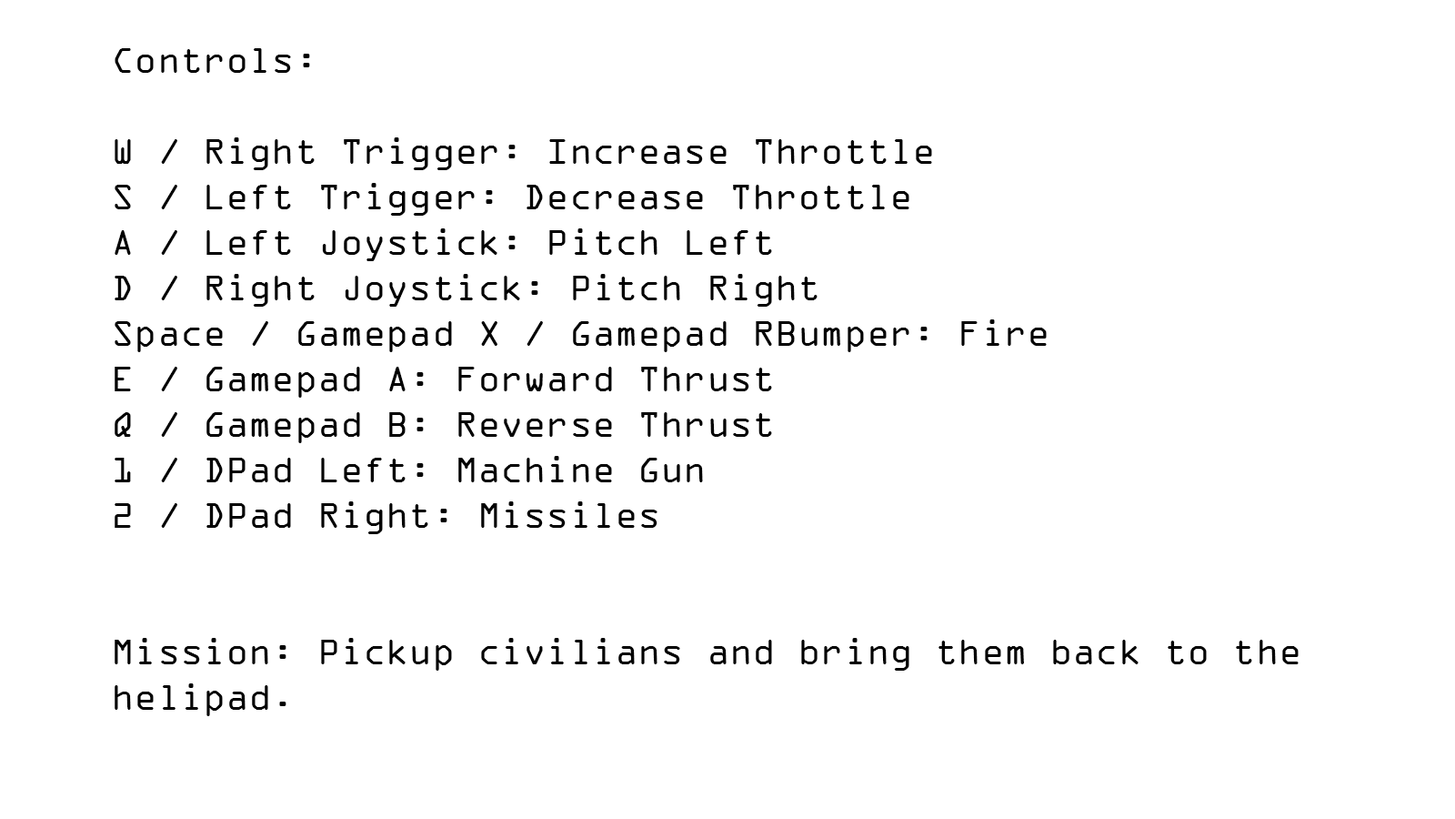
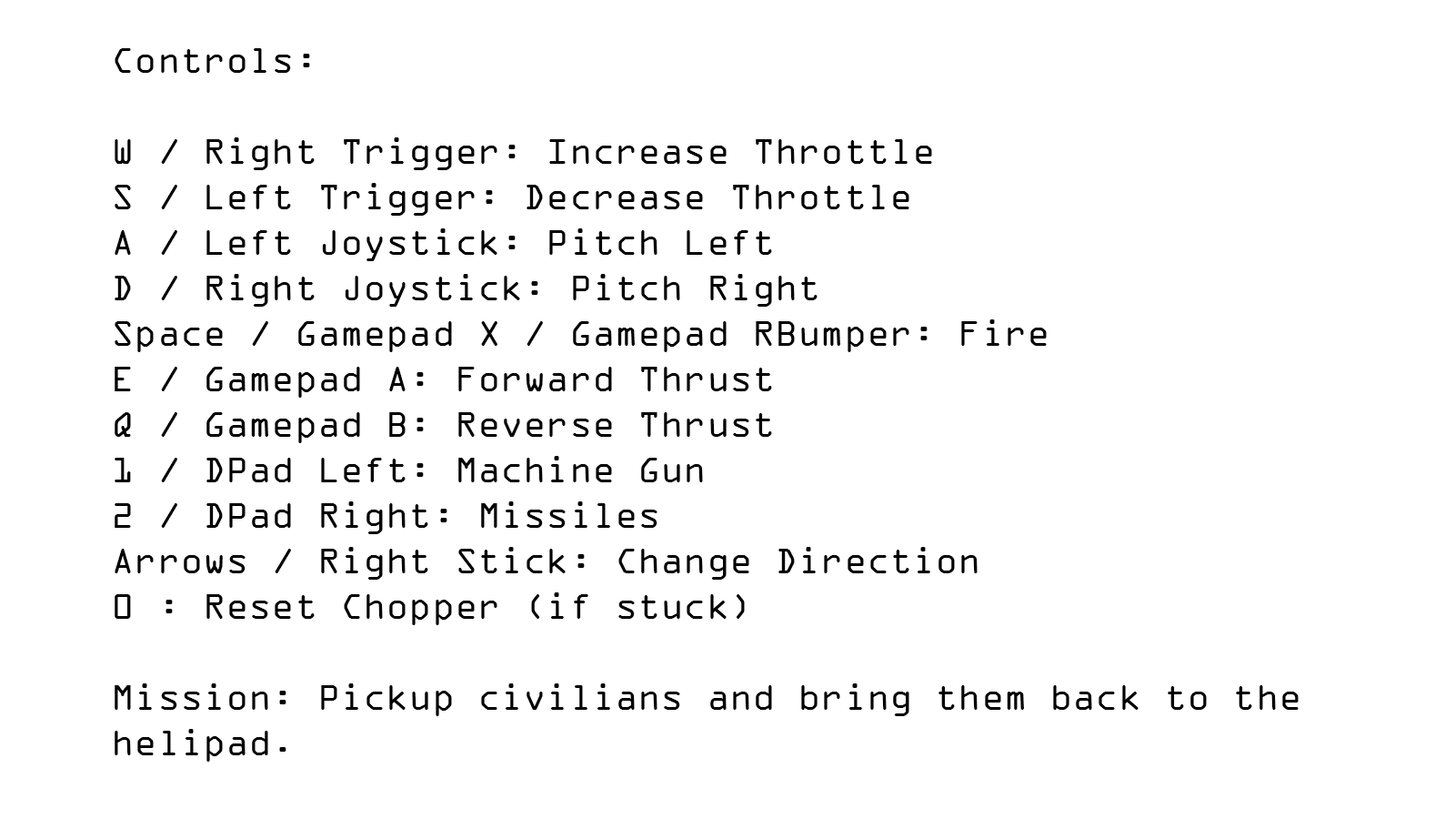
Layer changes from the first 1455 x 819 image to the second:
painted on "Controls: W / Right Trigger: Increase Throttle S / Left Trigge" over [114, 546, 1299, 762]
